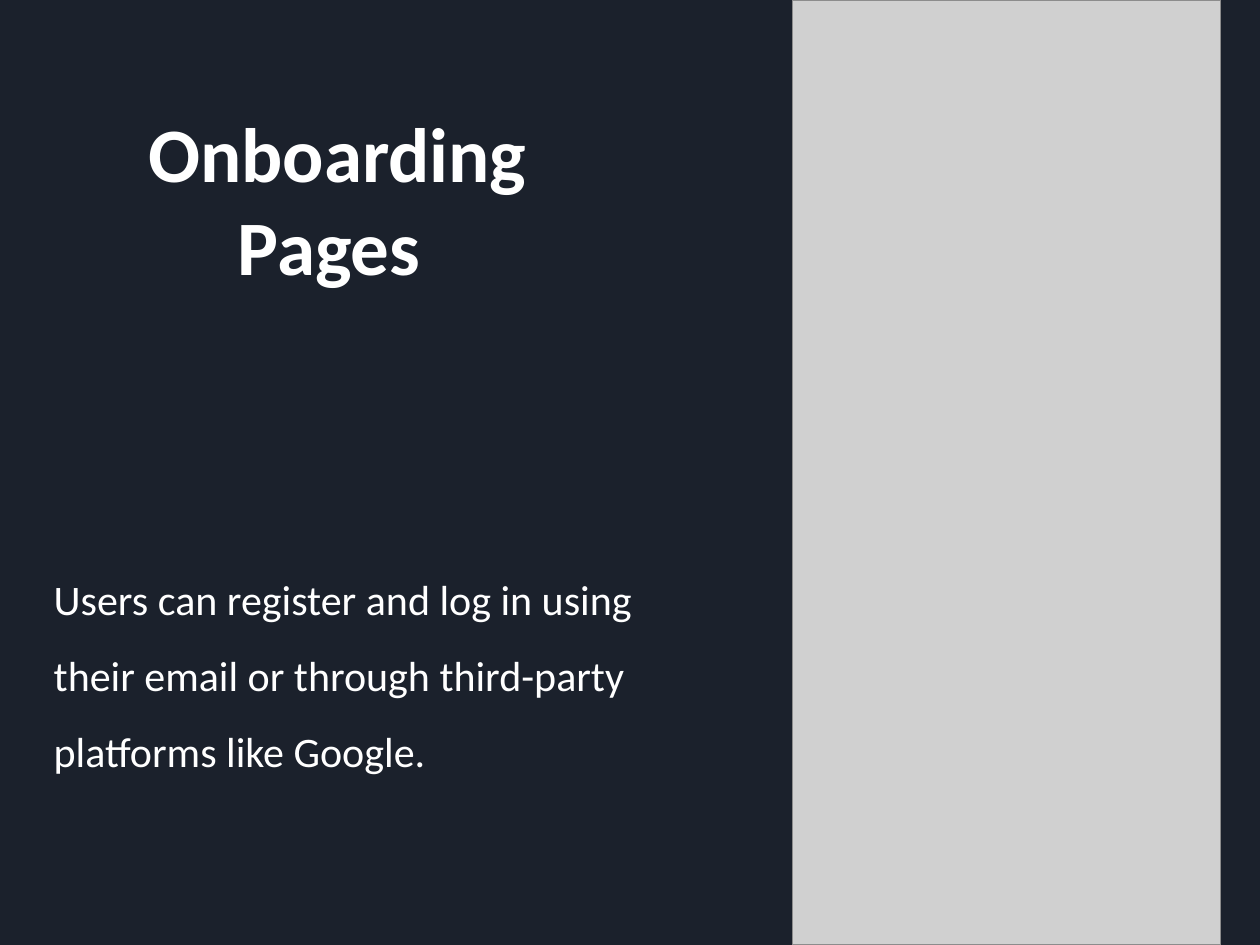
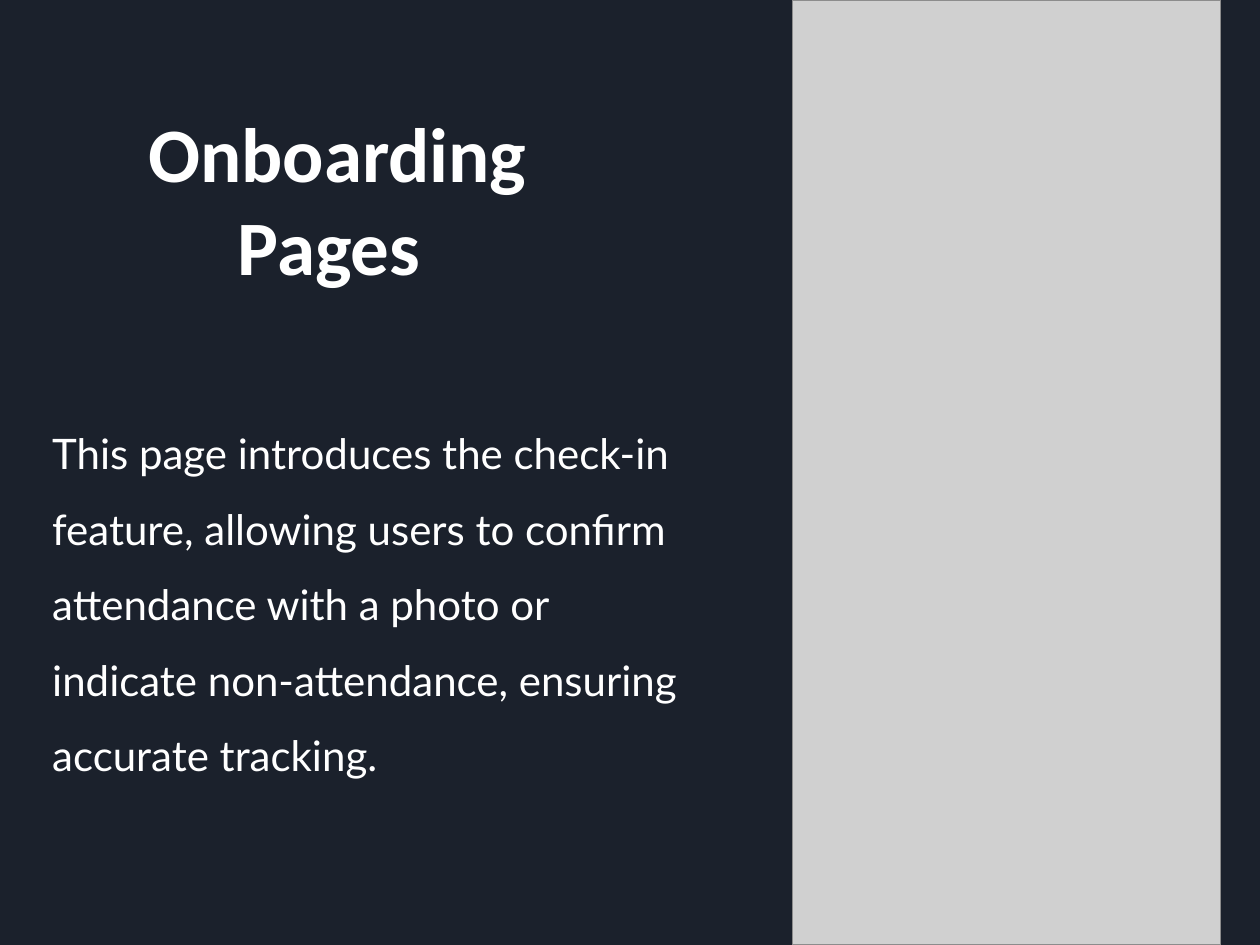
Before and after one commit to YuchenCao1/Jialong-Yuchen-Zihan-Team-BU-Event-Planer, a slide deck: slide 3 of Sprint_1_PRE.pptx. Drawn at 1260x945 pixels with LibreOffice and Linux fonts; fonts in the diff are those of the drawing; grey boxes stand for pictures. Boxes give left, top, right and bottom in pixels: in the first picture for what was removed or moved away, otherwise in the second. Text is boxed around its words. In the diff, an @@ line names an element or a change of style, - is before the commit and + after.

```diff
--- a/Sprint_1_PRE.pptx
+++ b/Sprint_1_PRE.pptx
@@ text at <box>52,438,677,779</box>: text changed; font Calibri to Lato @@
-Users can register and log in using their email or through third-party platforms like Google.
+This page introduces the check-in feature, allowing users to confirm attendance with a photo or indicate non-attendance, ensuring accurate tracking.
```
Also in this commit, not shown: 2 other slides changed.
